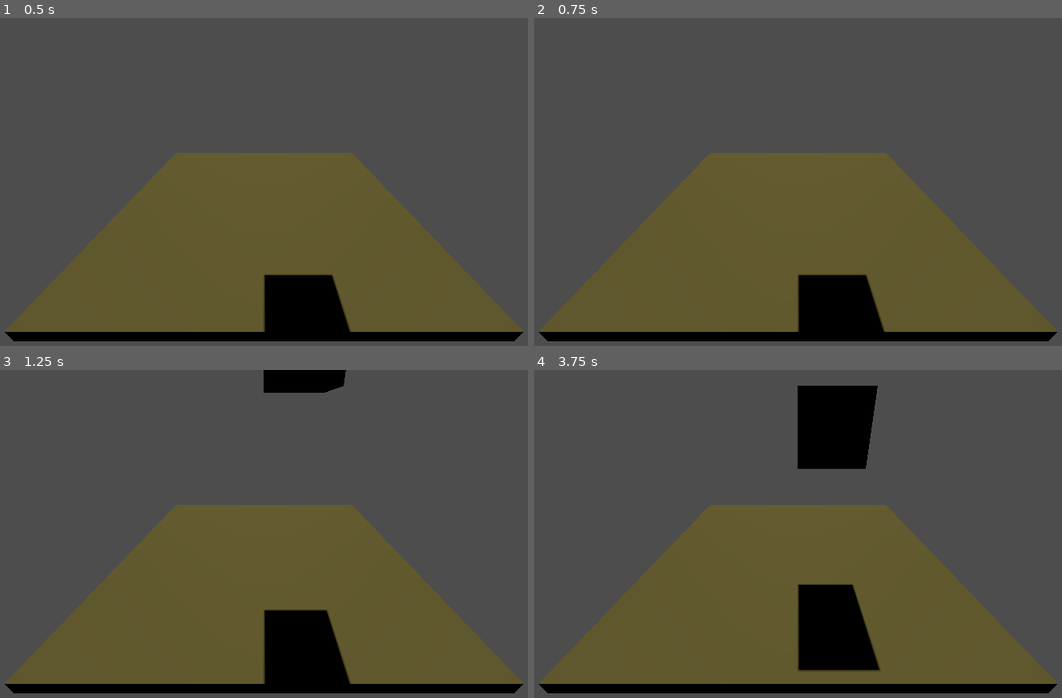
Above: before the commit, frames 1-4 (two rows, left to right).
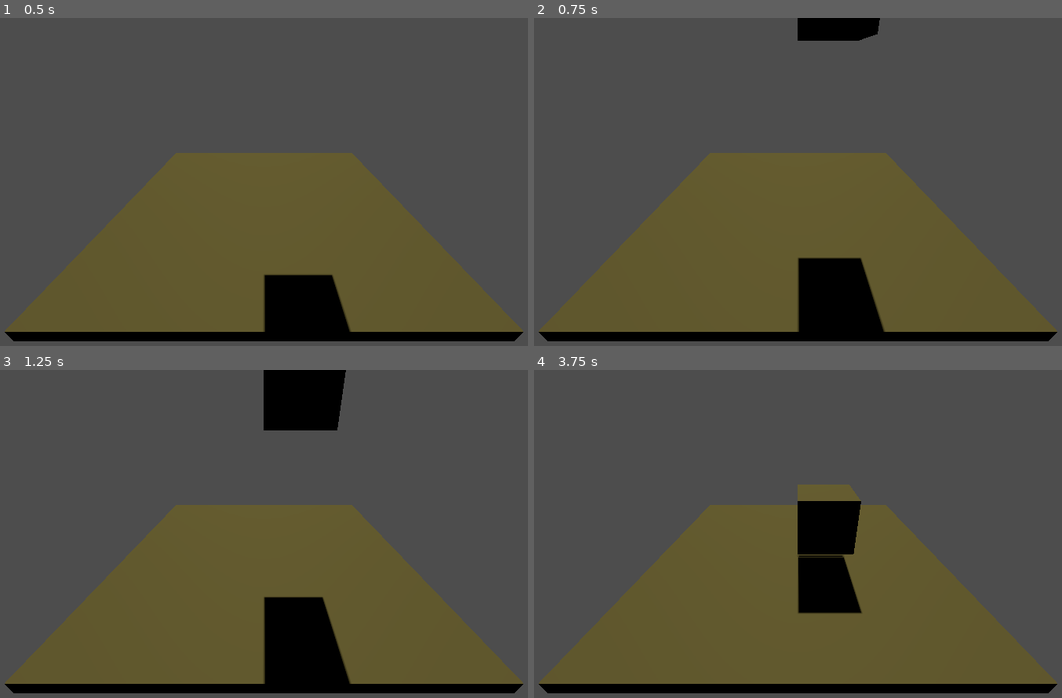
Above: after the commit, the same moments.

Repository: tuvshinerdene1/GameDevCourse2025
Game: Godot game, scene res://main.tscn
Same seed, same stepped clock (60 frames per second), same inputs: the game is played once before the commit and once after it.
Inputs:
- Up to frame 1 (0.5 s): no input
- Up to frame 2 (0.75 s): tap Enter at 0.5 s
- Up to frame 3 (1.25 s): no input
- Up to frame 4 (3.75 s): tap Space at 2.75 s; tap Enter at 3.5 s

Frame 1 is identical in both runs. In frame 2, 1.7% of the frame differs, in the area x 49-66%, y 0-79%; in frame 3, 2.2%; in frame 4, 9.3%, in the area x 49-66%, y 4-92%.

Commit message:
speed reworked

Diff:
--- a/3d-tetris/blocks/block.tscn
+++ b/3d-tetris/blocks/block.tscn
@@ -2,7 +2,7 @@
 
 [sub_resource type="GDScript" id="GDScript_i8jwd"]
 script/source = "extends Node3D
-@export var speed = 1
+@export var speed: float = 1
 var move_vector = Vector3(0,-1,0)
 var grid_size = 5
 var isOnGround = false
@@ -43,6 +43,7 @@
 
 [node name="Node3D" type="Node3D"]
 script = SubResource("GDScript_i8jwd")
+speed = 1.7
 
 [node name="Area3D" type="Area3D" parent="."]
 
